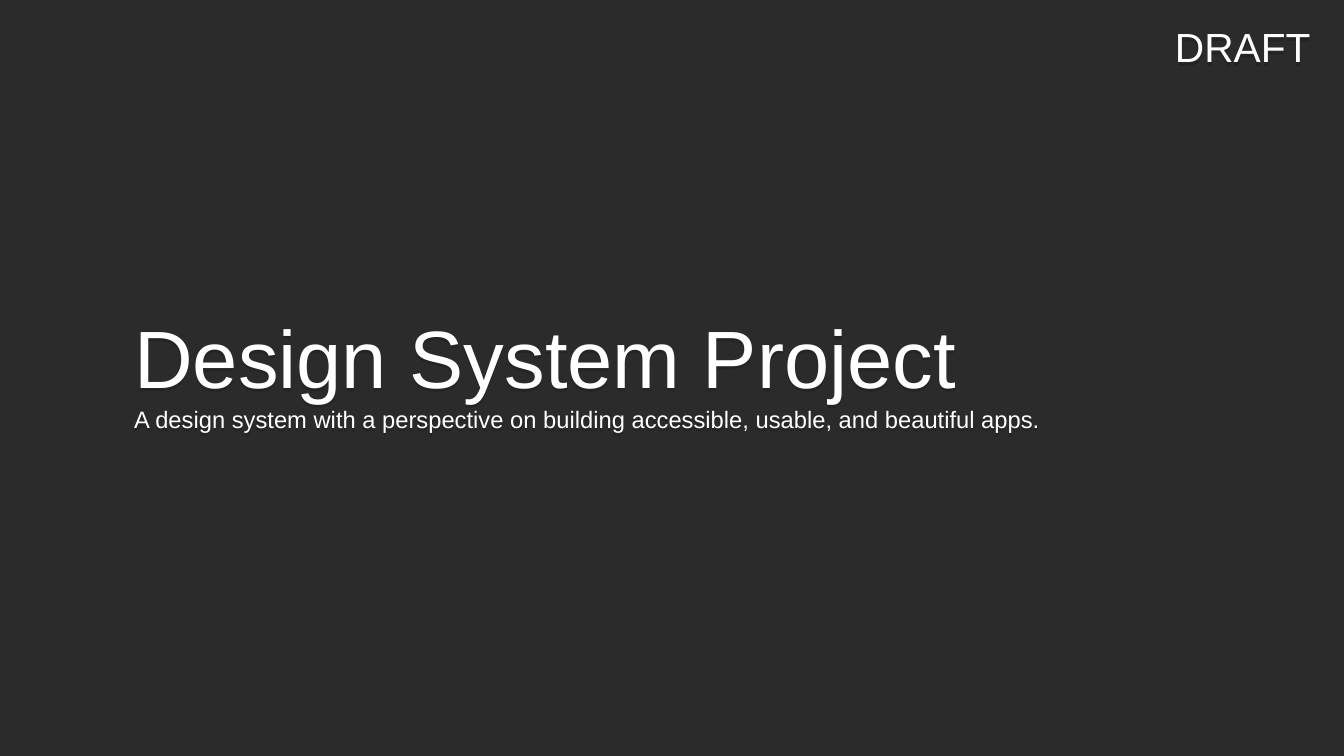
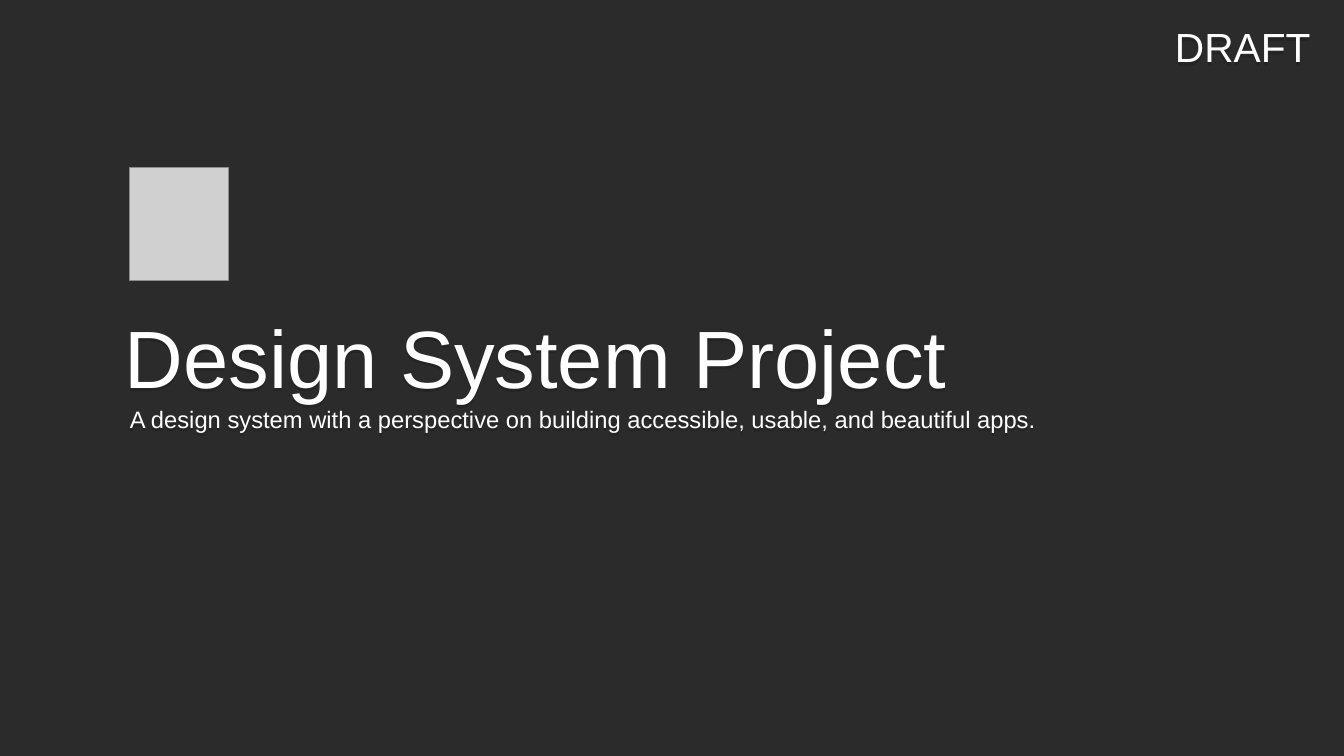
Before and after one commit to Dottenpixel/design-system-1, a slide deck: slide 1 of Project Overview.odp. Drawn at 1344x756 pixels with LibreOffice and Linux fonts; fonts in the diff are those of the drawing; grey boxes stand for pictures; background and template pictures are left out; a plain dark background stands for a picture behind light text. Boxes give left, top, right and bottom in pixels: in the first picture for what was removed or moved away, otherwise in the second. Text is boxed around its words. In the diff, an @@ line names an element or a change of style, - is before the commit and + after.

```diff
--- a/Project Overview.odp
+++ b/Project Overview.odp
@@ subtitle "Design System Project" rewrapped from [134,329,1039,433] to [125,329,1035,433] @@
@@ picture added at [129,167,228,281] @@
```
Also in this commit, not shown: 1 other slide changed.
